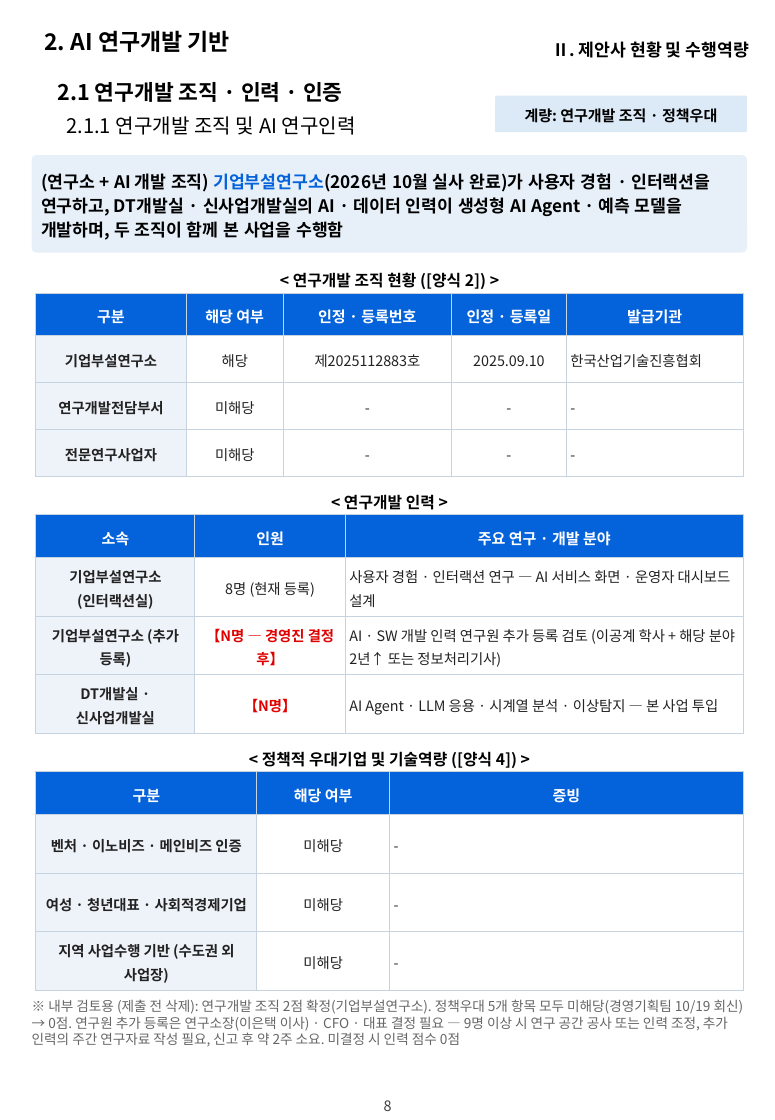
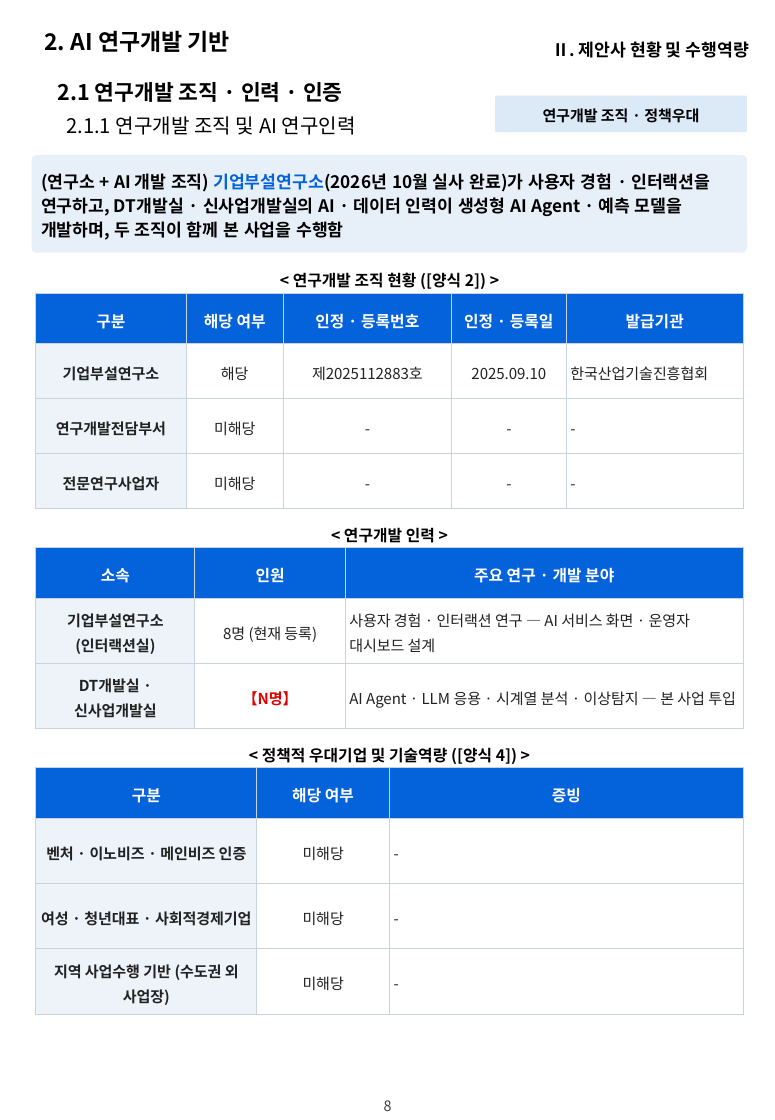
Before and after one commit to hwangsteeve-tech/hbjw, a slide deck: slide 8 of proposals/2026-11_dsit-parking-ai/dsit_proposal.pptx. Drawn at 775x1120 pixels with LibreOffice and Linux fonts; fonts in the diff are those of the drawing; background and template pictures are left out. Boxes give left, top, right and bottom in pixels: in the first picture for what was removed or moved away, otherwise in the second. Text is boxed around its words. In the diff, an @@ line names an element or a change of style, - is before the commit and + after.

```diff
--- a/proposals/2026-11_dsit-parking-ai/dsit_proposal.pptx
+++ b/proposals/2026-11_dsit-parking-ai/dsit_proposal.pptx
@@ text in rounded rectangle at (542, 108, 699, 123): text changed @@
-계량: 연구개발 조직 · 정책우대
+연구개발 조직 · 정책우대
@@ table at (36, 292, 743, 508) @@
@@ size 10.5 to 11 pt in "구분", "해당 여부", "인정 · 등록번호", "인정 · 등록일" and 1 more places @@
@@ size 10 to 10.5 pt in "기업부설연구소", "해당", "제2025112883호", "2025.09.10" and 11 more places @@
@@ text "< 연구개발 인력 >": place and size @@
-text "< 연구개발 인력 >" at (344, 494, 435, 510)
+text "< 연구개발 인력 >" at (344, 527, 435, 543)
@@ table at (36, 548, 743, 728) @@
-row 3: 기업부설연구소 (추가 등록) | 【N명 — 경영진 결정 후】 | AI · SW 개발 인력 연구원 추가 등록 검토 (이공계 학사 + 해당 분야 2년↑ 또는 정보처리기사)
@@ table: place and size @@
-table at (36, 515, 743, 733)
+table at (36, 548, 743, 728)
@@ text "< 정책적 우대기업 및 기술역량 ...": place and size @@
-text "< 정책적 우대기업 및 기술역량 ..." at (262, 751, 517, 768)
+text "< 정책적 우대기업 및 기술역량 ..." at (262, 747, 517, 764)
@@ table at (36, 767, 743, 1014) @@
@@ size 10.5 to 11 pt in "구분", "해당 여부", "증빙" @@
@@ size 10 to 10.5 pt in "벤처 · 이노비즈 · 메인비즈 인증", "미해당", "-", "여성 · 청년대표 · 사회적경제기업" and 5 more places @@
@@ table: place and size @@
-table at (36, 772, 743, 990)
+table at (36, 767, 743, 1014)
@@ text removed at (32, 999, 744, 1047) @@
-※ 내부 검토용 (제출 전 삭제): 연구개발 조직 2점 확정(기업부설연구소). 정책우대 5개 항목 모두 미해당(경영기획팀 10/19 회신) → 0점. 연구원 추가 등록은 연구소장(이은택 이사) · CFO · 대표 결정 필요 — 9명 이상 시 연구 공간 공사 또는 인력 조정, 추가 인력의 주간 연구자료 작성 필요, 신고 후 약 2주 소요. 미결정 시 인력 점수 0점
```
Also in this commit, not shown: 7 other slides changed, 1 other file.
